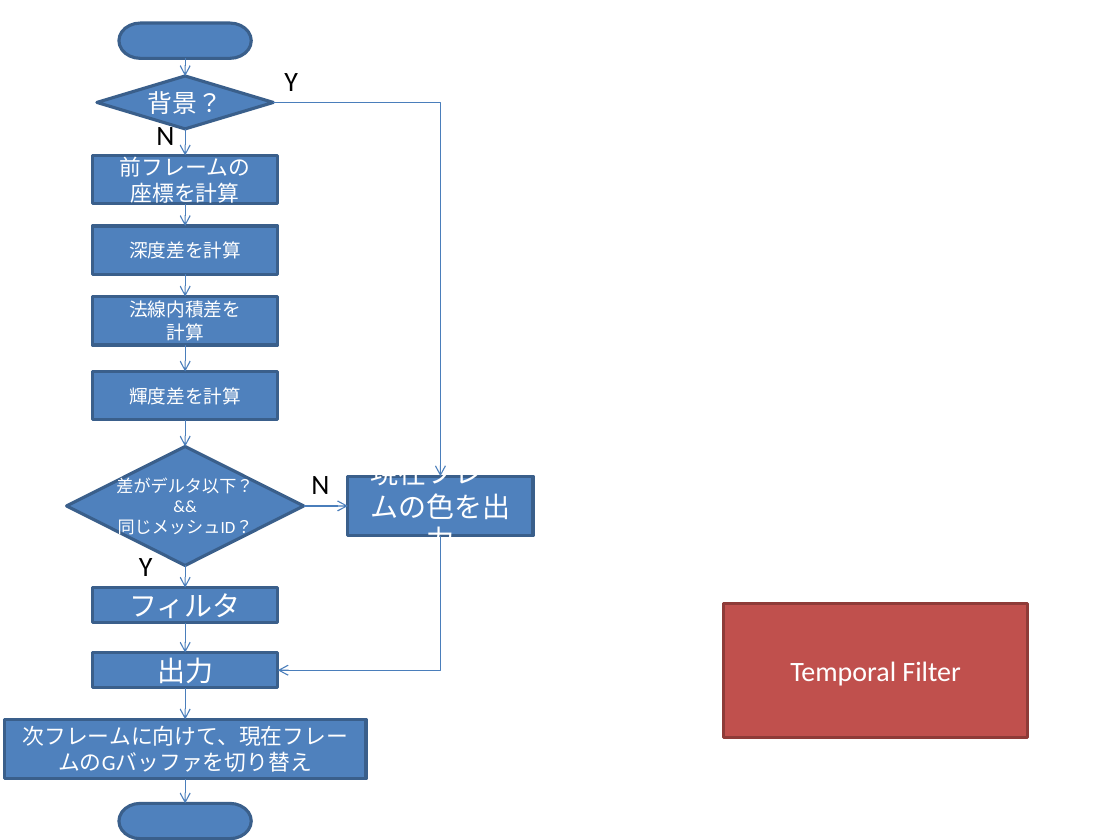
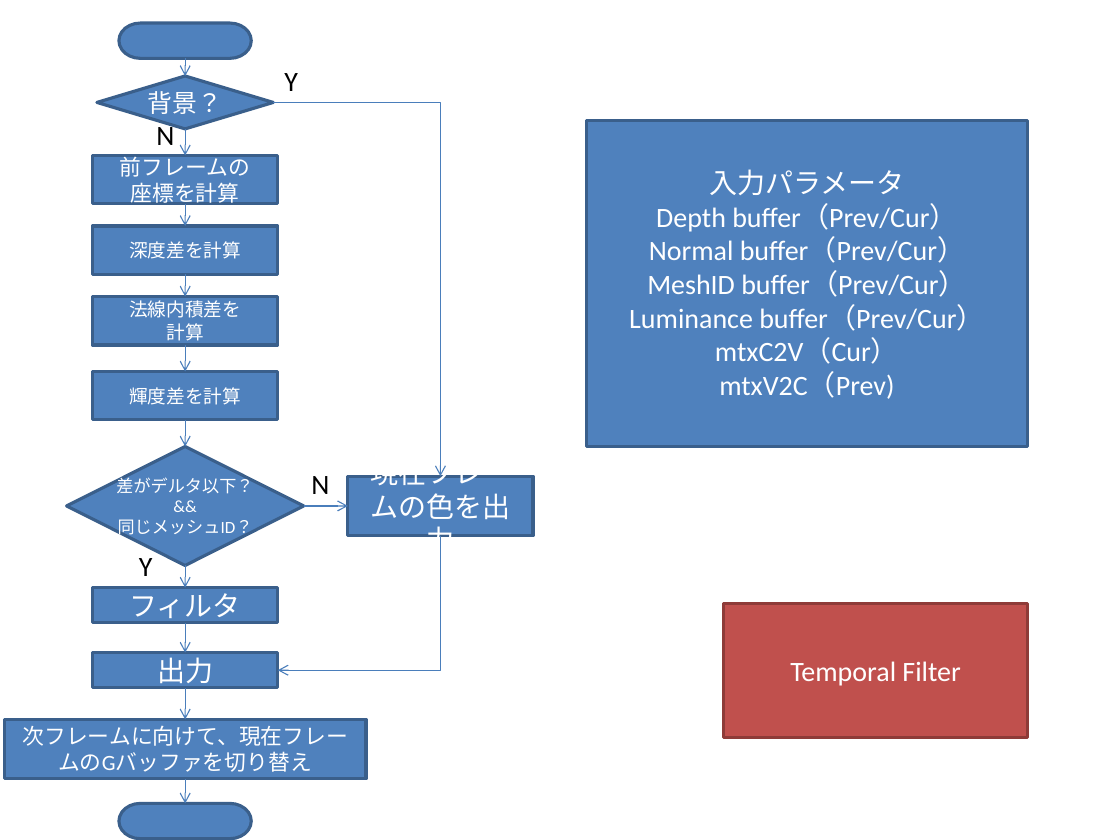
Before and after one commit to nackdai/aten, a slide deck: slide 5 of docs/FlowChartForSVGF.pptx (slide 4 before the commit). Drawn at 1120x840 pixels with LibreOffice and Linux fonts; fonts in the diff are those of the drawing. Boxes give left, top, right and bottom in pixels: in the first picture for what was removed or moved away, otherwise in the second. Text is boxed around its words. In the diff, an @@ line names an element or a change of style, - is before the commit and + after.

```diff
--- a/docs/FlowChartForSVGF.pptx
+++ b/docs/FlowChartForSVGF.pptx
@@ rectangle added at [587, 120, 1028, 446], fill #4F81BD, outline #3A5F8C 2 pt, 18 pt, text #FFFFFF @@
+入力パラメータ
+Depth buffer（Prev/Cur）
+Normal buffer（Prev/Cur）
+MeshID buffer（Prev/Cur）
+Luminance buffer（Prev/Cur）
+mtxC2V（Cur）
+mtxV2C（Prev)
```
Also in this commit, not shown: 2 other slides changed, 3 slides added.
